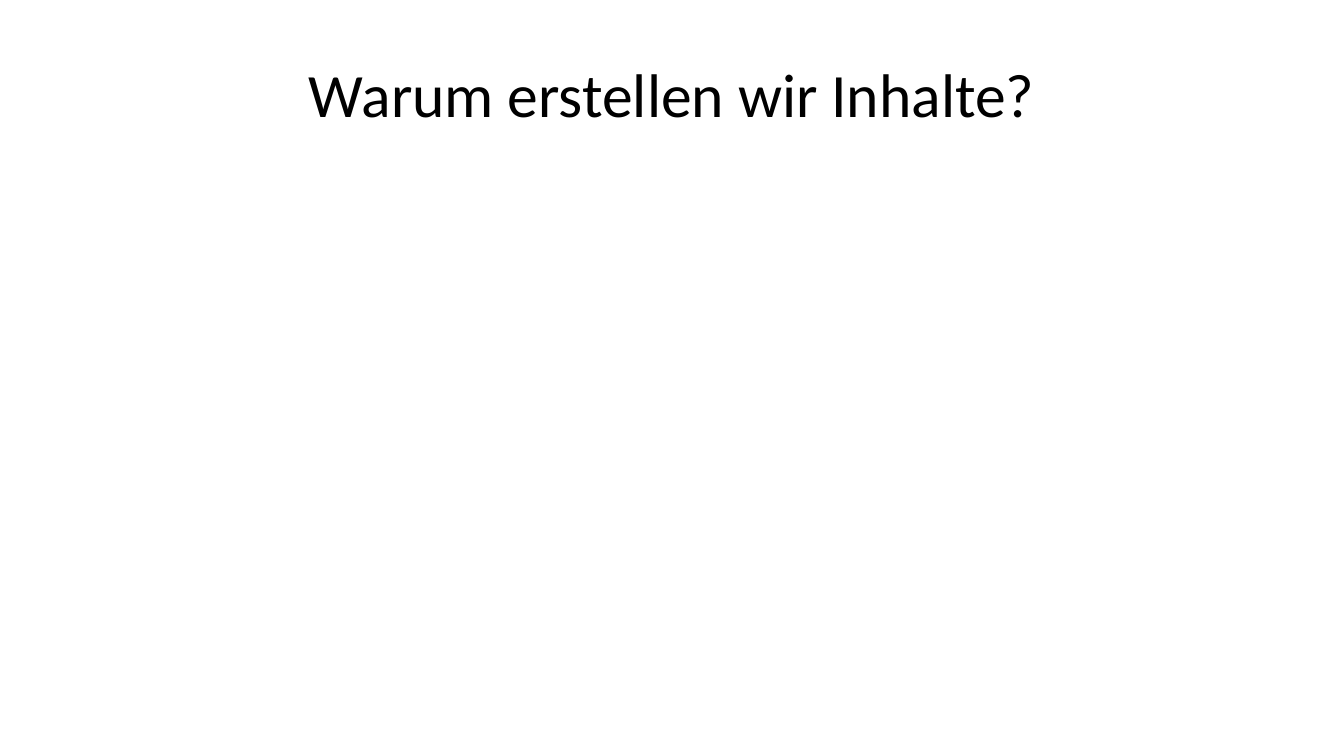
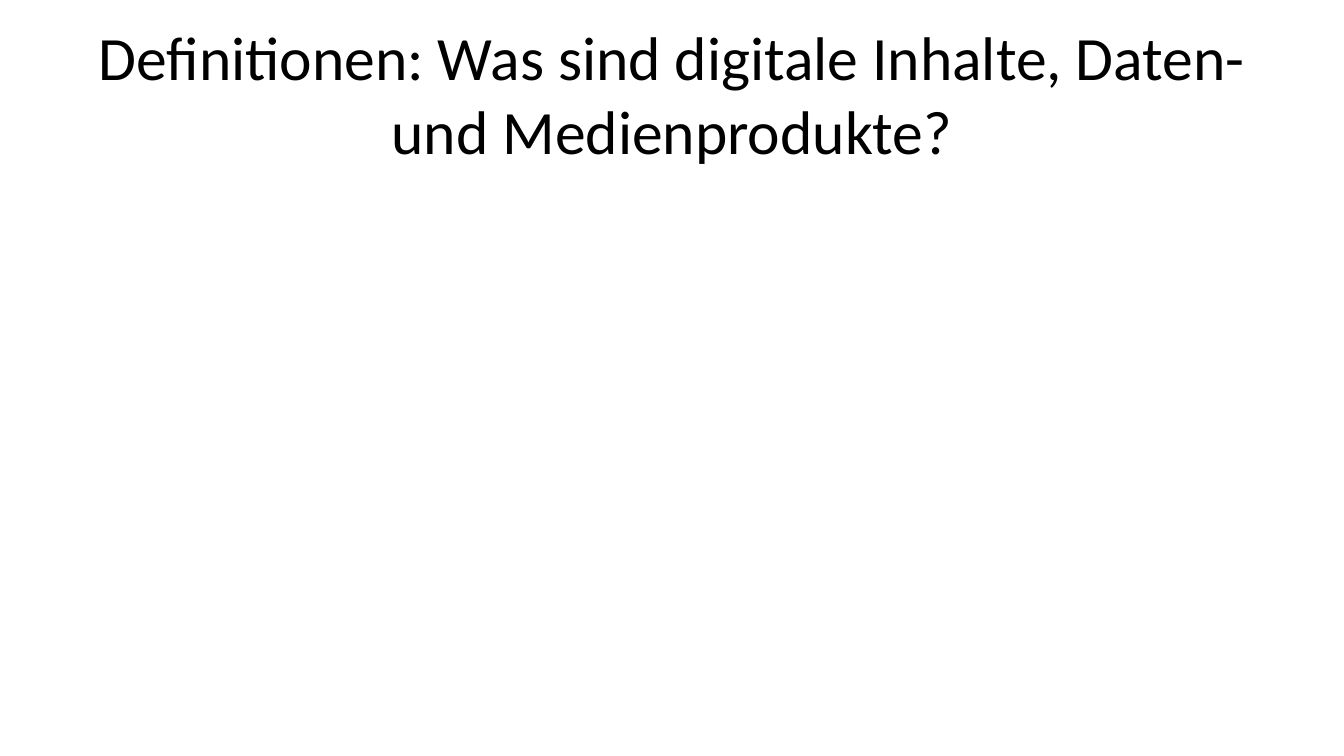
Before and after one commit to daswesen/digitale-inhalte, a slide deck: slide 8 of gdi.pptx. Drawn at 1344x756 pixels with LibreOffice and Linux fonts; fonts in the diff are those of the drawing. Boxes give left, top, right and bottom in pixels: in the first picture for what was removed or moved away, otherwise in the second. Text is boxed around its words. In the diff, an @@ line names an element or a change of style, - is before the commit and + after.

```diff
--- a/gdi.pptx
+++ b/gdi.pptx
@@ title at box(99, 37, 1245, 164): text changed @@
-Warum erstellen wir Inhalte?
+Definitionen: Was sind digitale Inhalte, Daten- und Medienprodukte?
```
Also in this commit, not shown: 8 other slides changed, 4 slides added, 4 slides removed, 2 other files.
